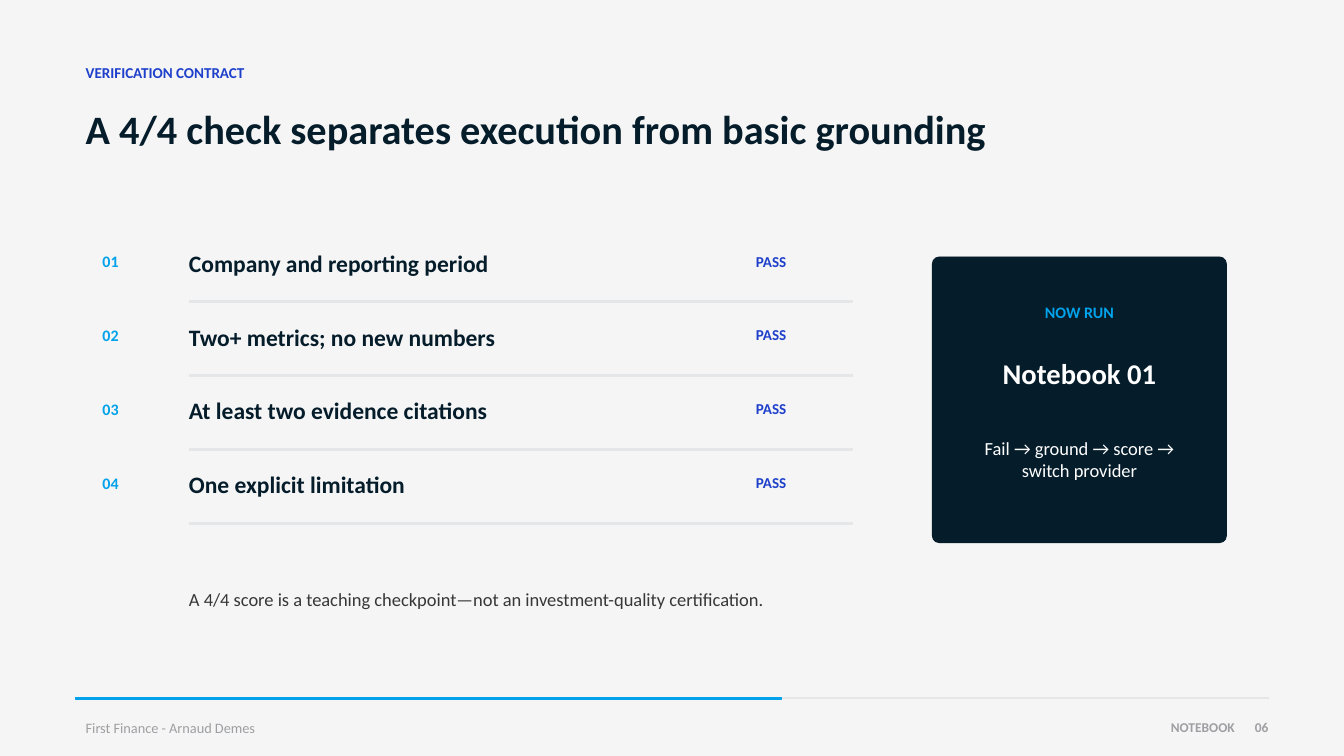
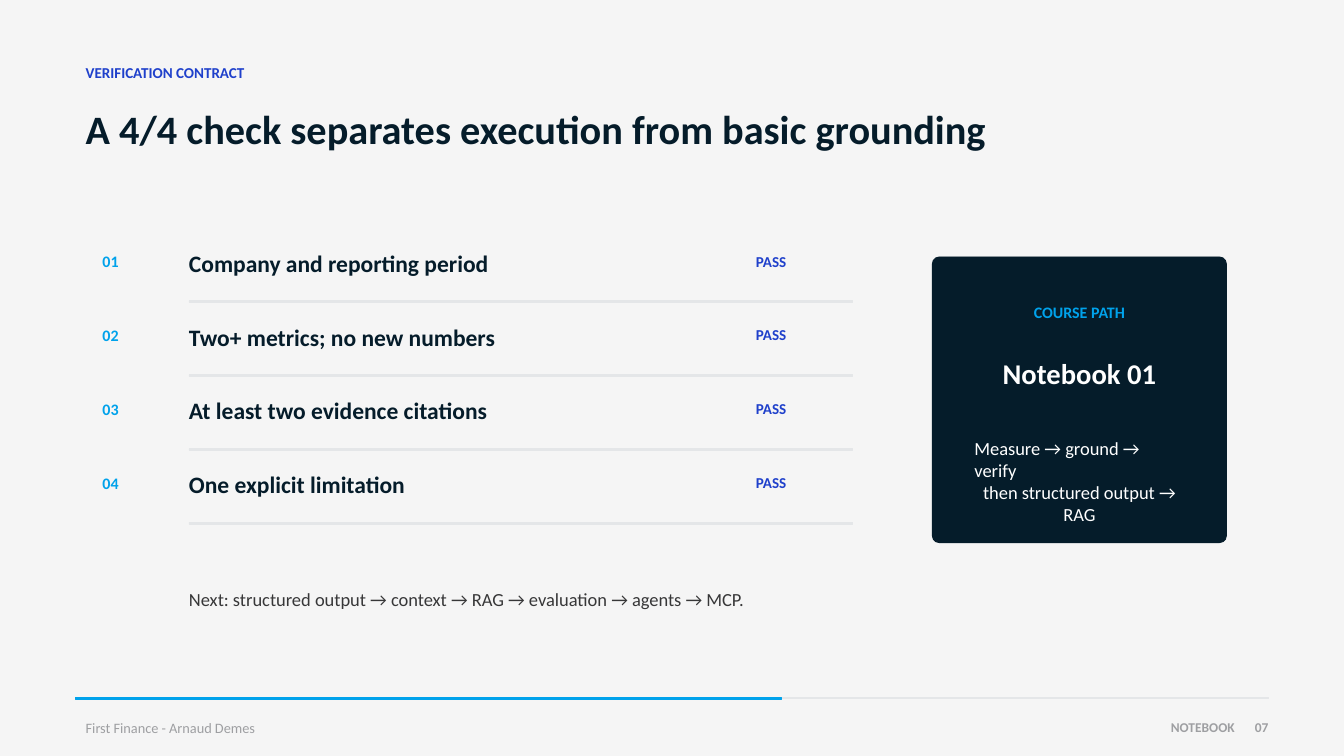
Before and after one commit to Nonocho/finai-academy, a slide deck: slide 7 of decks/01-model-gateway.pptx (slide 6 before the commit). Drawn at 1344x756 pixels with LibreOffice and Linux fonts; fonts in the diff are those of the drawing. Boxes give left, top, right and bottom in pixels: in the first picture for what was removed or moved away, otherwise in the second. Text is boxed around its words. In the diff, an @@ line names an element or a change of style, - is before the commit and + after.

```diff
--- a/decks/01-model-gateway.pptx
+++ b/decks/01-model-gateway.pptx
@@ text at [1034,307,1125,318]: text changed @@
-NOW RUN
+COURSE PATH
@@ text at [974,442,1155,521]: text changed @@
-Fail → ground → score → switch provider
+Measure → ground → verify
+then structured output → RAG
@@ text at [189,593,743,609]: text changed @@
-A 4/4 score is a teaching checkpoint—not an investment-quality certification.
+Next: structured output → context → RAG → evaluation → agents → MCP.
@@ text at [1255,723,1269,732]: text changed @@
-06
+07
```
Also in this commit, not shown: 3 other slides changed, 1 slide added, 3 other files.
